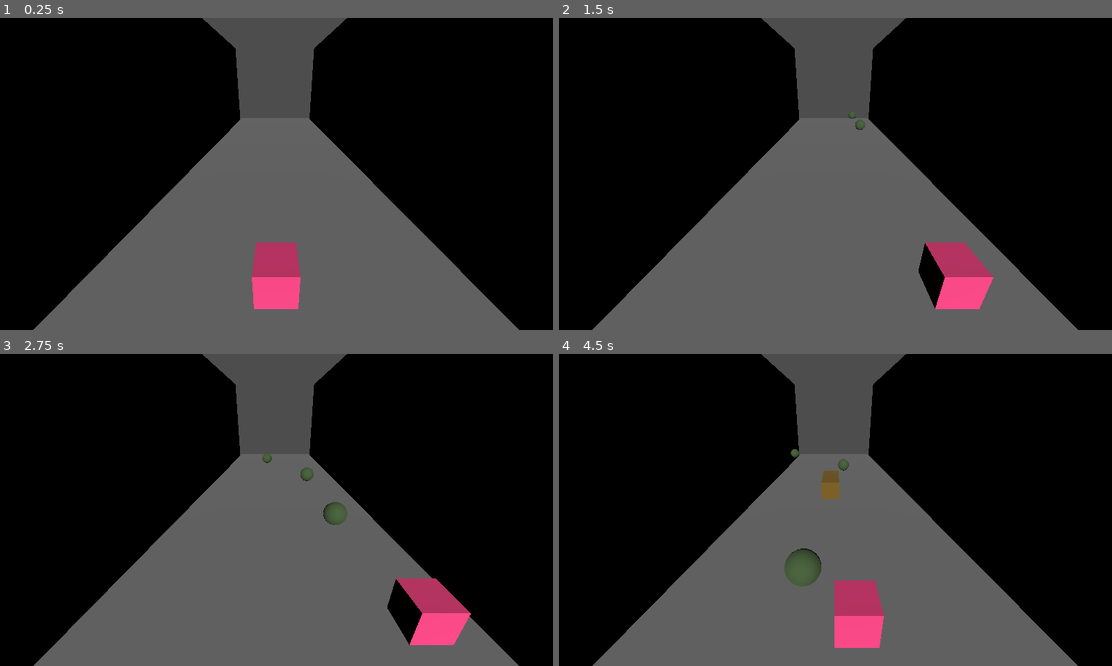
Above: before the commit, frames 1-4 (two rows, left to right).
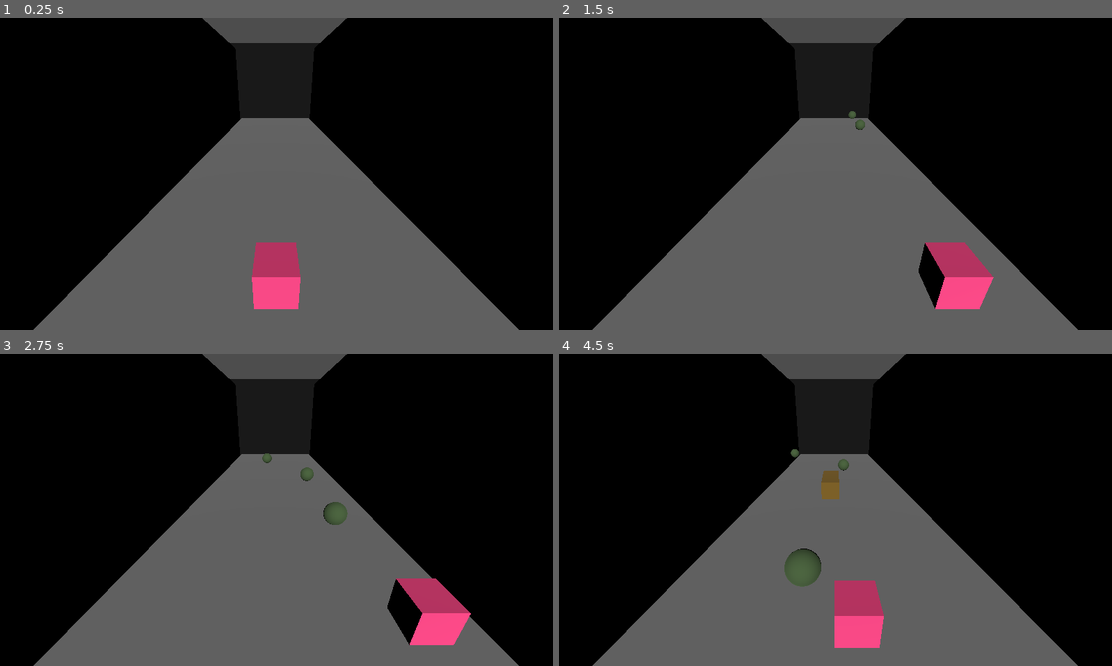
Above: after the commit, the same moments.

Repository: DoggyRuff6132/codedaylawinter2024
Game: Godot game, scene res://base_scene.tscn
The game is run twice, just before and just after one commit, with the same random seed, the same clock (stepped at 60 frames per second) and the same inputs.
Inputs:
- Up to frame 1 (0.25 s): no input
- Up to frame 2 (1.5 s): tap Enter at 0.5 s; hold D (Right) 0.53-1.28 s; tap S (Slide) at 0.6, 1.35 s; tap W (Jump) at 0.77 s; hold A (Left) from 1.28 s (still down)
- Up to frame 3 (2.75 s): tap W (Jump) at 1.52 s; release A (Left) at 2.03 s; hold D (Right) from 2.03 s (still down); tap S (Slide) at 2.1 s
- Up to frame 4 (4.5 s): tap S (Slide) at 2.85, 3.6, 4.35 s; tap W (Jump) at 3.02, 3.77 s; release D (Right) at 3.53 s; hold A (Left) from 3.53 s (still down)

The runs differ from the first frame. In frame 1, 3.3% of the frame differs, in the area x 41-58%, y 8-33%; in frame 2, 3.2%; in frame 3, 3.3%; in frame 4, 3.3%.

Commit message:
Walls and Backwall was created
The back wall was added to create depth of the objects coming since it made them look weird.

Diff:
--- a/CodeDayLA2024/Player.gd
+++ b/CodeDayLA2024/Player.gd
@@ -32,5 +32,4 @@
 
 	if position.z > 2:
 		$Health.Die()
-
 	move_and_slide()
--- a/CodeDayLA2024/base_scene.tscn
+++ b/CodeDayLA2024/base_scene.tscn
@@ -8,6 +8,11 @@
 
 [sub_resource type="BoxMesh" id="BoxMesh_nm4wk"]
 size = Vector3(10, 0.1, 30)
+
+[sub_resource type="PhysicsMaterial" id="PhysicsMaterial_7nv76"]
+
+[sub_resource type="StandardMaterial3D" id="StandardMaterial3D_ofarn"]
+albedo_color = Color(0, 0, 0, 1)
 
 [node name="BaseScene" type="Node3D"]
 
@@ -58,3 +63,17 @@
 transform = Transform3D(1, 0, 0, 0, 1, 0, 0, 0, 1, 0, 0, -5)
 mesh = SubResource("BoxMesh_nm4wk")
 skeleton = NodePath("")
+
+[node name="StaticBody3D4" type="StaticBody3D" parent="."]
+transform = Transform3D(1.91069e-15, 4.37114e-08, 1, 1, -4.37114e-08, 0, 4.37114e-08, 1, -4.37114e-08, -1.5949, 4.67311, -28.1027)
+physics_material_override = SubResource("PhysicsMaterial_7nv76")
+
+[node name="CollisionShape3D" type="CollisionShape3D" parent="StaticBody3D4"]
+transform = Transform3D(1, 0, 0, 0, 1, 0, 0, 0, 1, 0, 0, -5)
+shape = SubResource("BoxShape3D_4yvj8")
+
+[node name="MeshInstance3D" type="MeshInstance3D" parent="StaticBody3D4"]
+transform = Transform3D(1, 1.77636e-14, 0, 3.90799e-14, 1, -3.90799e-14, 0, -1.77636e-14, 1, 0, 0, -5)
+material_override = SubResource("StandardMaterial3D_ofarn")
+mesh = SubResource("BoxMesh_nm4wk")
+skeleton = NodePath("")
Not shown: 1 places in CodeDayLA2024/base_scene.tscn that only renumber resources
